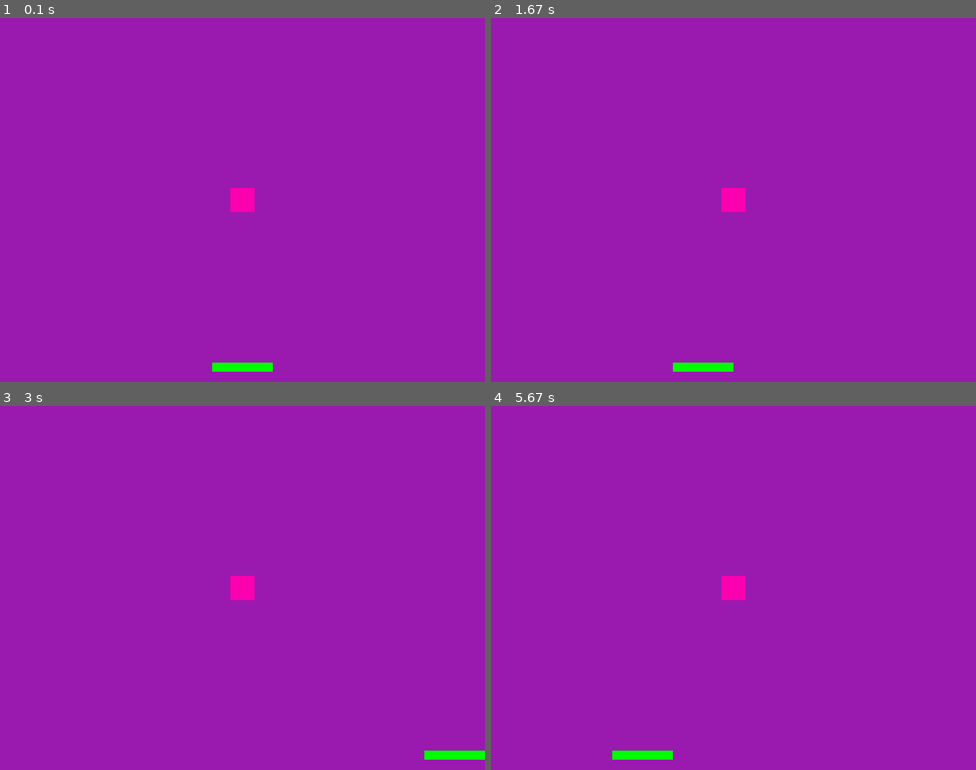
Above: before the commit, frames 1-4 (two rows, left to right).
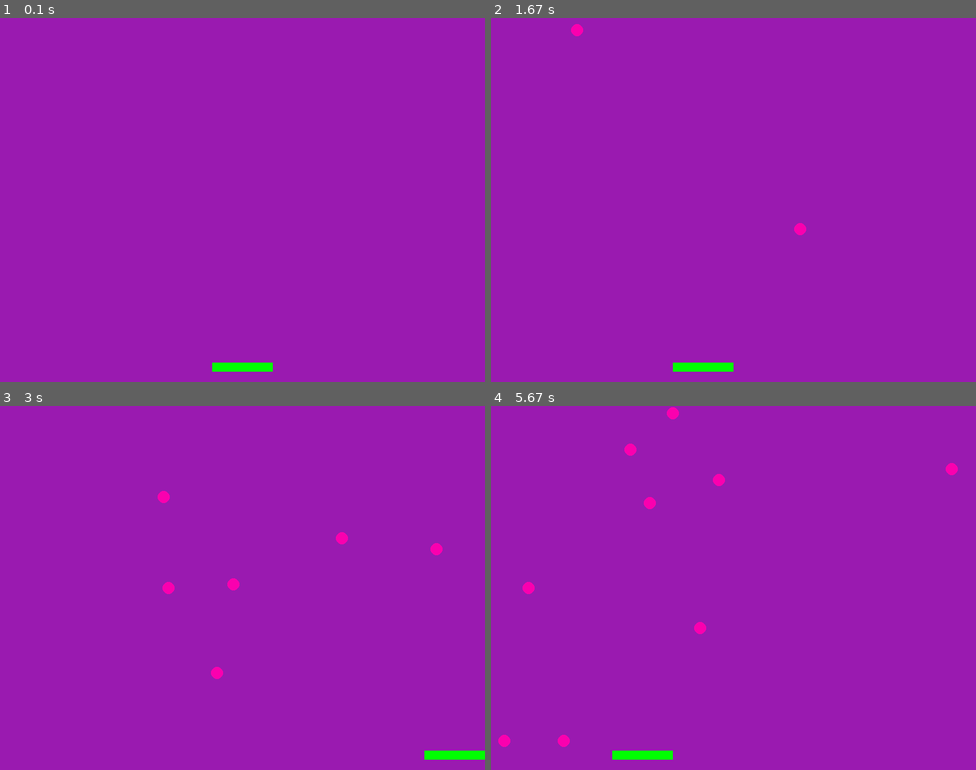
Above: after the commit, the same moments.

Repository: lawilmoth/Pygame-Basics
Game: pygame game, started from main.py
Two runs of this game, one before a commit and one after it. Both use one fixed random seed, a clock stepped at 60 frames per second and the inputs below.
Inputs:
- Up to frame 1 (0.1 s): no input
- Up to frame 2 (1.67 s): hold Right 0.33-0.8 s; hold Right 0.83-1.3 s; hold Left from 1.33 s (still down)
- Up to frame 3 (3 s): release Left at 1.87 s; hold Left 1.9-2.3 s; hold Right 2.33-2.97 s
- Up to frame 4 (5.67 s): hold Left 3-3.47 s; hold Right 3.5-3.97 s; hold Right 4-4.47 s; hold Left 4.5-5.03 s; hold Left 5.07-5.47 s; hold Right from 5.5 s (still down)

The runs differ from the first frame. In frame 1, 0.3% of the frame differs, in the area x 47-53%, y 46-54%; in frame 2, 0.5%; in frame 3, 0.6%; in frame 4, 0.9%, in the area x 1-97%, y 0-94%.

Commit message:
added a ball limit

Diff:
--- a/ball.py
+++ b/ball.py
@@ -1,13 +1,15 @@
 import pygame
+import random
 
 class Ball(pygame.sprite.Sprite):
     def __init__(self):
         """All of this code happens when we create the paddle"""
         super().__init__()
-        self.radius = 20
+        self.radius = 10
         self.color = "#fa00af"
-        self.speed = 10
-
+        self.x_vel = random.randint(-10, 10)
+        self.y_vel = random.randint(-10, 10)
+        self.x = random.randint(100, 700)
 
         self.image = pygame.Surface((self.radius * 2, self.radius * 2), pygame.SRCALPHA)
 
@@ -17,17 +19,22 @@
 
         self.rect.center = (400, 300)
 
-        self.moving_right = False
-        self.moving_left = False
+
 
 
     def draw(self, screen):
-        pygame.draw.rect(screen, self.color, self.rect)
+        pygame.draw.circle(screen, self.color, self.rect.center, self.radius)
 
 
     def update(self):
-        if self.moving_left and self.rect.left > 0:
-            self.rect.x -= self.speed
 
-        if self.moving_right and self.rect.right < 800:
-            self.rect.x += self.speed
+        if self.rect.right >= 800 or self.rect.left <= 0:
+            #Change direction
+            self.x_vel *= -1
+
+        if self.rect.bottom >= 600 or self.rect.top <= 0:
+            #Change direction
+            self.y_vel *= -1
+
+        self.rect.x += self.x_vel
+        self.rect.y += self.y_vel
--- a/main.py
+++ b/main.py
@@ -1,4 +1,4 @@
-import pygame
+import pygame, random
 from paddle import Paddle
 from ball import Ball
 pygame.init()
@@ -14,7 +14,7 @@
 BLUE = (0, 0, 255)
 PURPLE = (154, 26, 176)
 
-
+ball_limit = 10
 
 screen = pygame.display.set_mode((SCREEN_WIDTH, SCREEN_HEIGHT))
 pygame.display.set_caption("My Game!")
@@ -25,10 +25,16 @@
 
 ##################
 paddle= Paddle()
-ball = Ball()
+balls = pygame.sprite.Group()
 ##################
 
 while running:
+
+    #randomly create a ball
+    if len(balls) < ball_limit:
+        if random.random() > .99:
+            ball = Ball()
+            balls.add(ball)
     for event in pygame.event.get():
         if event.type == pygame.QUIT:
             running = False
@@ -52,13 +58,15 @@
 
     #update the screen
     paddle.update()
-    ball.update()
+    balls.update()
     screen.fill(PURPLE)
 
 
     #Show the screen
     paddle.draw(screen)
-    ball.draw(screen)
+
+    for ball in balls:
+        ball.draw(screen)
 
     pygame.display.flip()
 
